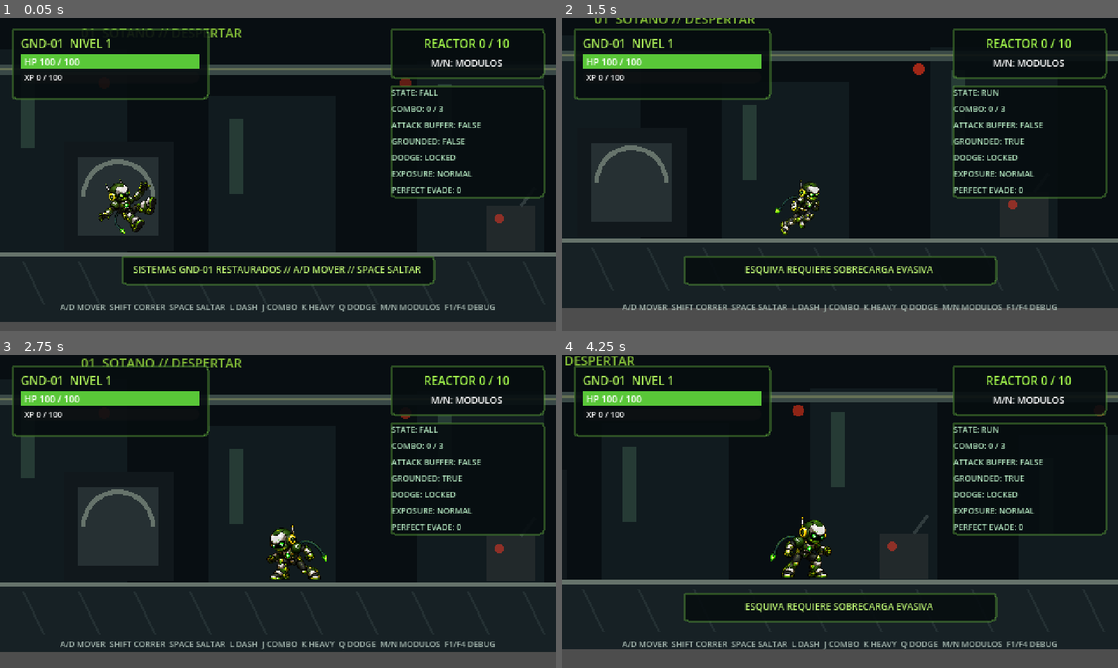
Above: before the commit, frames 1-4 (two rows, left to right).
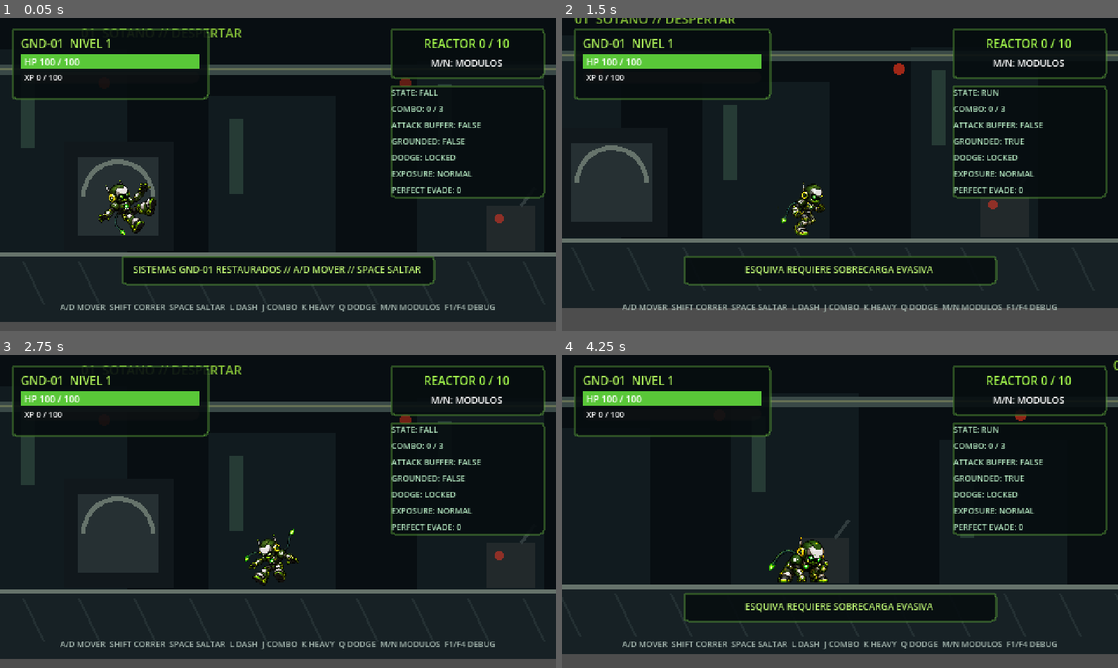
Above: after the commit, the same moments.

Repository: eduardosd-code/mega-guandito
Game: Godot game, scene res://scenes/levels/sector07.tscn
Two runs of this game, one before a commit and one after it. Both use one fixed random seed, a clock stepped at 60 frames per second and the inputs below.
Inputs:
- Up to frame 1 (0.05 s): no input
- Up to frame 2 (1.5 s): hold D (move_right) from 0.53 s (still down); tap L (dash) at 0.6 s; tap Space (jump) at 0.77, 1.07 s; tap Q (dodge) at 0.8, 1.35 s
- Up to frame 3 (2.75 s): tap Space (jump) at 1.52, 1.82, 2.3 s; tap Shift (run) at 1.55 s; release D (move_right) at 2.03 s; hold A (move_left) from 2.03 s (still down); hold Shift (run) from 2.03 s (still down)
- Up to frame 4 (4.25 s): release A (move_left) at 2.78 s; release Shift (run) at 2.78 s; hold D (move_right) from 2.78 s (still down); tap Space (jump) at 2.85, 3.02, 3.32, 3.77, 4.07 s; tap L (dash) at 3.05 s; tap K (attack_heavy) at 3.6 s; tap Q (dodge) at 3.8 s

The runs differ from the first frame. In frame 1, 0.6% of the frame differs, in the area x 17-29%, y 51-70%; in frame 2, 4.1%; in frame 3, 9.1%; in frame 4, 11%, in the area x 0-100%, y 0-96%.

Commit message:
Improve Guandito movement and preserve dash jump momentum

Diff:
--- a/scripts/components/player/guandito_player.gd
+++ b/scripts/components/player/guandito_player.gd
@@ -5,20 +5,24 @@
 signal perfect_evade(total: int)
 
 @export_group("Ground Movement")
-@export var walk_speed := 92.0
-@export var run_speed := 145.0
-@export var acceleration := 850.0
-@export var deceleration := 1050.0
-@export var jump_force := -270.0
+@export var walk_speed := 125.0
+@export var run_speed := 175.0
+@export var acceleration := 2800.0
+@export var turn_acceleration := 4200.0
+@export var deceleration := 3200.0
+@export var jump_force := -330.0
 @export var gravity := 850.0
+@export var rise_gravity_multiplier := 0.88
+@export var fall_gravity_multiplier := 1.18
 @export var max_fall_speed := 440.0
 @export var coyote_time := 0.11
 @export var jump_buffer_time := 0.12
 
 @export_group("Air Control")
-@export var air_acceleration := 500.0
-@export var air_deceleration := 310.0
-@export var air_max_speed := 118.0
+@export var air_acceleration := 1000.0
+@export var air_turn_acceleration := 1600.0
+@export var air_deceleration := 240.0
+@export var air_max_speed := 145.0
 
 @export_group("Ground Dash")
 @export var dash_speed := 265.0
@@ -76,11 +80,12 @@
 var perfect_evade_count := 0
 var base_max_health := 100
 var base_reactor := 10
-var base_walk := 92.0
-var base_run := 145.0
+var base_walk := 125.0
+var base_run := 175.0
 var base_dash := 265.0
 var was_airborne := false
 var input_lock_left := 0.0
+var dash_jumped_this_frame := false
 
 func _ready() -> void:
 	add_to_group("player")
@@ -96,6 +101,7 @@
 	visual.set_action(&"idle", facing)
 
 func _physics_process(delta: float) -> void:
+	dash_jumped_this_frame = false
 	if hitstop_left > 0.0:
 		hitstop_left = maxf(0.0, hitstop_left - delta)
 		return
@@ -120,7 +126,7 @@
 	elif dash_left > 0.0:
 		state_machine.change(&"dash")
 		velocity = Vector2(facing * dash_speed, 0.0)
-	else:
+	elif not dash_jumped_this_frame:
 		_handle_movement(delta)
 	_apply_gravity(delta)
 	move_and_slide()
@@ -148,7 +154,14 @@
 func _handle_actions() -> void:
 	if Input.is_action_just_pressed("jump"):
 		jump_buffer_left = jump_buffer_time
-	if jump_buffer_left > 0.0 and (is_on_floor() or coyote_left > 0.0) and _can_move():
+	if Input.is_action_just_pressed("dash") and is_on_floor() and dash_cooldown_left <= 0.0 and not attacking and dodge_phase == &"normal":
+		_update_facing_from_input()
+		_start_dash()
+	if jump_buffer_left > 0.0 and (is_on_floor() or coyote_left > 0.0) and (_can_move() or dash_left > 0.0):
+		if dash_left > 0.0:
+			velocity.x = facing * dash_speed
+			dash_left = 0.0
+			dash_jumped_this_frame = true
 		velocity.y = jump_force
 		jump_buffer_left = 0.0
 		coyote_left = 0.0
@@ -156,9 +169,8 @@
 		visual.set_action(&"jump_start", facing)
 	if Input.is_action_just_released("jump") and velocity.y < 0.0:
 		velocity.y *= 0.48
-	if Input.is_action_just_pressed("dash") and is_on_floor() and dash_cooldown_left <= 0.0 and not attacking and dodge_phase == &"normal":
-		_start_dash()
 	if Input.is_action_just_pressed("dodge"):
+		_update_facing_from_input()
 		_try_start_dodge()
 	if Input.is_action_just_pressed("attack_light"):
 		_handle_light_input()
@@ -197,12 +209,15 @@
 		facing = signf(axis)
 		if is_on_floor():
 			var target := axis * (run_speed if Input.is_action_pressed("run") else walk_speed)
-			velocity.x = move_toward(velocity.x, target, acceleration * delta)
+			var ground_response := turn_acceleration if velocity.x != 0.0 and signf(velocity.x) != signf(axis) else acceleration
+			velocity.x = move_toward(velocity.x, target, ground_response * delta)
 			if not attacking:
 				state_machine.change(&"run")
 				_set_visual_action(&"run")
 		else:
-			velocity.x = move_toward(velocity.x, axis * air_max_speed, air_acceleration * delta)
+			var air_response := air_turn_acceleration if velocity.x != 0.0 and signf(velocity.x) != signf(axis) else air_acceleration
+			var carried_speed := maxf(air_max_speed, absf(velocity.x)) if signf(velocity.x) == signf(axis) else air_max_speed
+			velocity.x = move_toward(velocity.x, axis * carried_speed, air_response * delta)
 	elif is_on_floor():
 		velocity.x = move_toward(velocity.x, 0.0, deceleration * delta)
 		if not attacking:
@@ -216,7 +231,14 @@
 
 func _apply_gravity(delta: float) -> void:
 	if not is_on_floor() and dash_left <= 0.0 and dodge_phase not in [&"startup", &"evade"]:
-		velocity.y = minf(max_fall_speed, velocity.y + gravity * delta)
+		var gravity_multiplier := rise_gravity_multiplier if velocity.y < 0.0 and Input.is_action_pressed("jump") else fall_gravity_multiplier
+		velocity.y = minf(max_fall_speed, velocity.y + gravity * gravity_multiplier * delta)
+
+func _update_facing_from_input() -> void:
+	var axis := Input.get_axis("move_left", "move_right")
+	if not is_zero_approx(axis):
+		facing = signf(axis)
+		visual.facing = facing
 
 func _update_ground_state() -> void:
 	if is_on_floor():
--- /dev/null
+++ b/tests/player_movement_feel_smoke.gd
@@ -0,0 +1,49 @@
+extends SceneTree
+
+const ARENA := preload("res://scenes/levels/test_arena.tscn")
+var failures: Array[String] = []
+
+func _initialize() -> void: call_deferred("_run")
+func _frames(count: int) -> void:
+	for _index in range(count): await physics_frame
+func _check(value: bool, label: String) -> void:
+	if value: print("PASS: ", label)
+	else: failures.append(label); push_error("FAIL: " + label)
+
+func _run() -> void:
+	var arena := ARENA.instantiate(); root.add_child(arena); await _frames(5)
+	var player := get_first_node_in_group("player") as GuanditoPlayer
+	for enemy in get_nodes_in_group("enemies"): enemy.set_physics_process(false)
+	for _index in range(60):
+		if player.is_on_floor(): break
+		await physics_frame
+	_check(player.is_on_floor(), "player is grounded before movement measurements")
+	Input.action_press(&"move_right"); Input.action_press(&"run"); await _frames(4)
+	_check(player.velocity.x >= player.run_speed * 0.95, "ground movement reaches top speed within four frames")
+	_check(player.run_speed >= 175.0, "run speed uses the faster movement target")
+	_check(player.walk_speed >= 120.0, "normal movement feels agile without holding run")
+	Input.action_release(&"move_right"); Input.action_release(&"run"); await _frames(4)
+	_check(absf(player.velocity.x) <= 1.0, "ground movement stops without drift within four frames")
+	Input.action_press(&"move_right"); await _frames(3); Input.action_release(&"move_right")
+	Input.action_press(&"move_left"); await _frames(4)
+	_check(player.velocity.x < -player.walk_speed * 0.7, "opposite input reverses direction decisively")
+	Input.action_release(&"move_left")
+	await _frames(6)
+	Input.action_press(&"move_left"); Input.action_press(&"dash"); await _frames(2)
+	_check(player.facing < 0.0 and player.velocity.x < -player.dash_speed * 0.9, "dash immediately follows fresh directional input")
+	Input.action_release(&"dash"); Input.action_release(&"move_left"); await _frames(30)
+	Input.action_press(&"move_right"); Input.action_press(&"dash"); Input.action_press(&"jump"); await _frames(2)
+	_check(not player.is_on_floor() and player.velocity.y < 0.0, "jump cancels directly out of dash")
+	_check(player.velocity.x >= player.dash_speed * 0.95, "dash jump preserves horizontal momentum")
+	Input.action_release(&"dash"); Input.action_release(&"jump"); Input.action_release(&"move_right")
+	for _index in range(60):
+		if player.is_on_floor(): break
+		await physics_frame
+	var jump_origin := player.global_position.y
+	Input.action_press(&"jump"); await _frames(20); Input.action_release(&"jump")
+	var peak_y := player.global_position.y
+	for _index in range(45):
+		await physics_frame; peak_y = minf(peak_y, player.global_position.y)
+	_check(jump_origin - peak_y >= 55.0, "full jump reaches the taller target height")
+	if failures.is_empty(): print("PLAYER_MOVEMENT_FEEL_SMOKE: PASS"); quit(0)
+	else: print("PLAYER_MOVEMENT_FEEL_SMOKE: FAIL (", failures.size(), ")"); quit(1)
